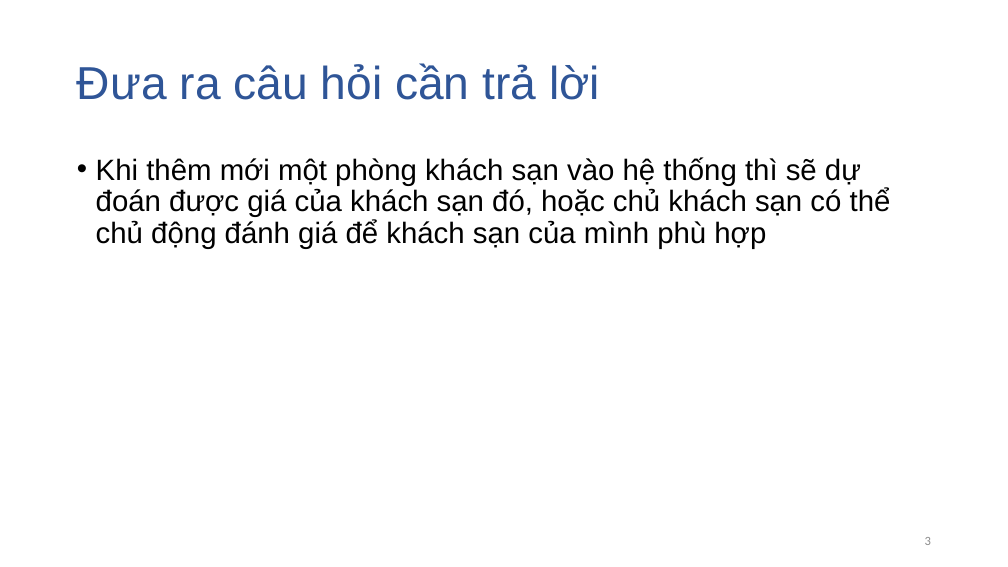
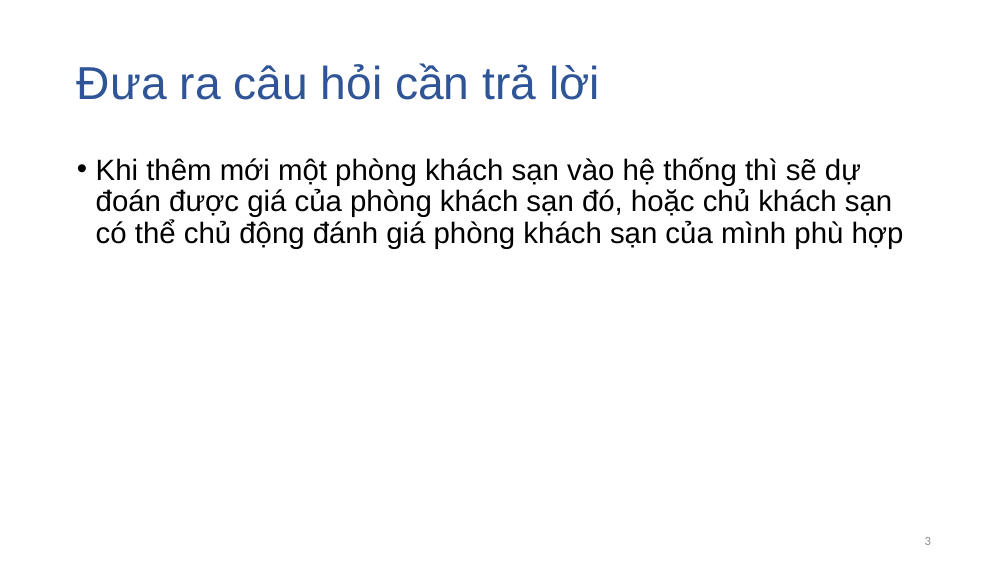
Before and after one commit to dtphat97/DataScienceFinal, a slide deck: slide 3 of Slide.pptx. Drawn at 1008x567 pixels with LibreOffice and Linux fonts; fonts in the diff are those of the drawing. Boxes give left, top, right and bottom in pixels: in the first picture for what was removed or moved away, otherwise in the second. Text is boxed around its words. In the diff, an @@ line names an element or a change of style, - is before the commit and + after.

```diff
--- a/Slide.pptx
+++ b/Slide.pptx
@@ text at (96,157,904,249): text changed @@
-• Khi thêm mới một phòng khách sạn vào hệ thống thì sẽ dự đoán được giá của khách sạn đó, hoặc chủ khách sạn có thể chủ động đánh giá để khách sạn của mình phù hợp
+• Khi thêm mới một phòng khách sạn vào hệ thống thì sẽ dự đoán được giá của phòng khách sạn đó, hoặc chủ khách sạn có thể chủ động đánh giá phòng khách sạn của mình phù hợp
```
Also in this commit, not shown: 6 other slides changed, 1 slide added, 6 slides removed, 11 other files.
